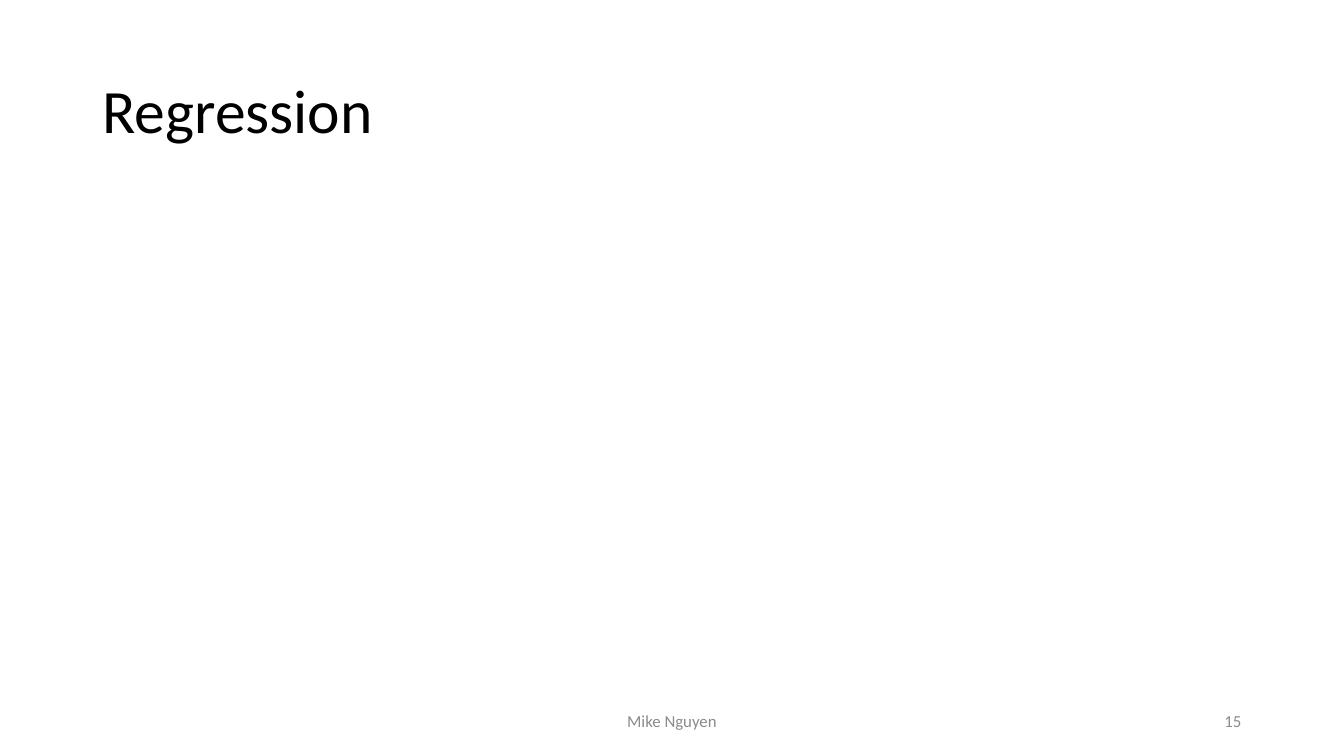
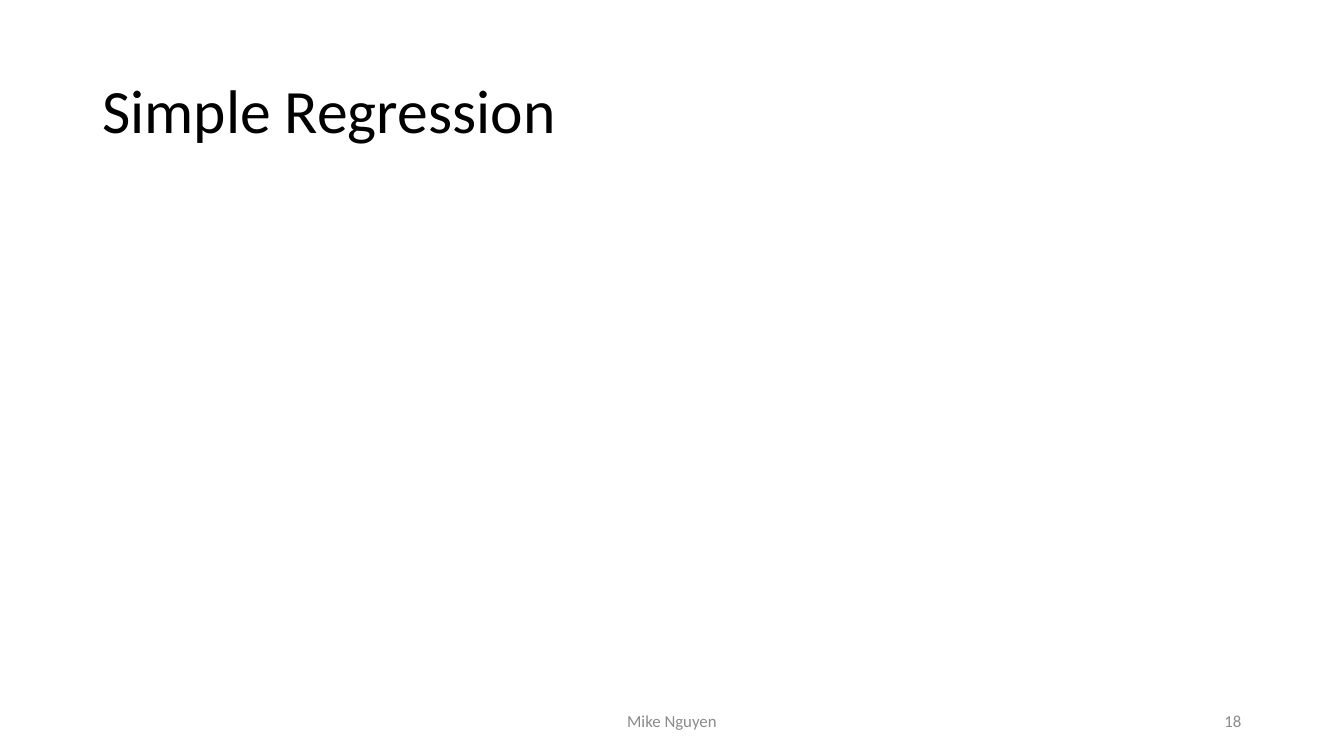
Before and after one commit to mikenguyen13/mar4050, a slide deck: slide 18 of lectures/14/2_Review.pptx (slide 15 before the commit). Drawn at 1344x756 pixels with LibreOffice and Linux fonts; fonts in the diff are those of the drawing. Boxes give left, top, right and bottom in pixels: in the first picture for what was removed or moved away, otherwise in the second. Text is boxed around its words. In the diff, an @@ line names an element or a change of style, - is before the commit and + after.

```diff
--- a/lectures/14/2_Review.pptx
+++ b/lectures/14/2_Review.pptx
@@ title at [102, 90, 555, 144]: text changed @@
-Regression
+Simple Regression
@@ page number at [1224, 715, 1241, 727]: text changed @@
-15
+18
```
Also in this commit, not shown: 3 other slides changed, 7 slides added, 7 other files.
